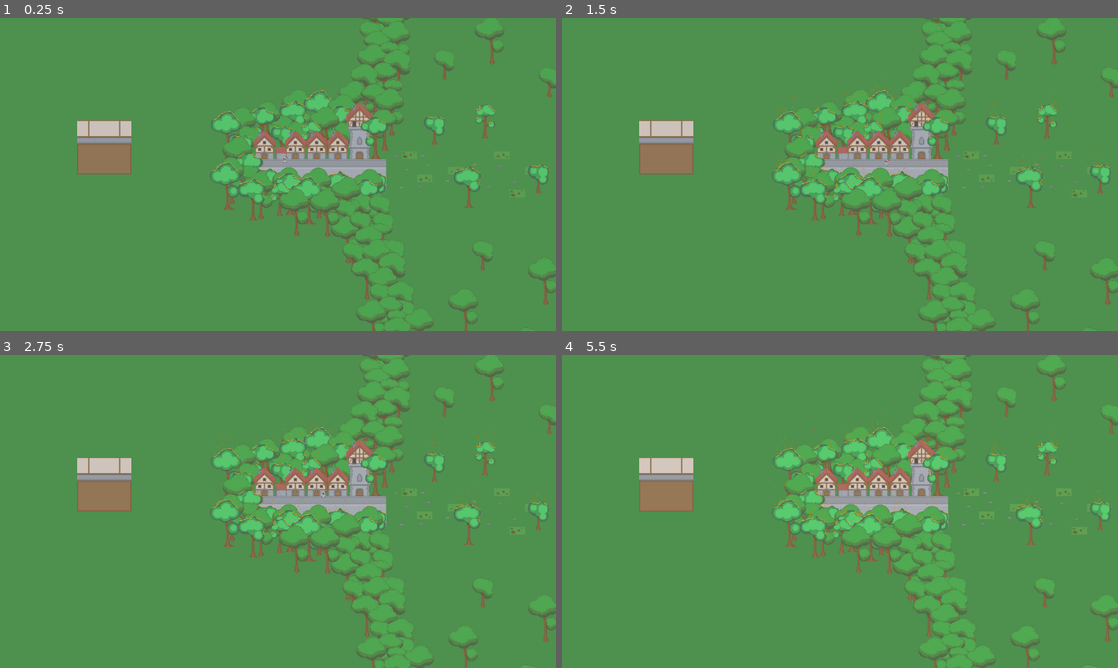
Above: before the commit, frames 1-4 (two rows, left to right).
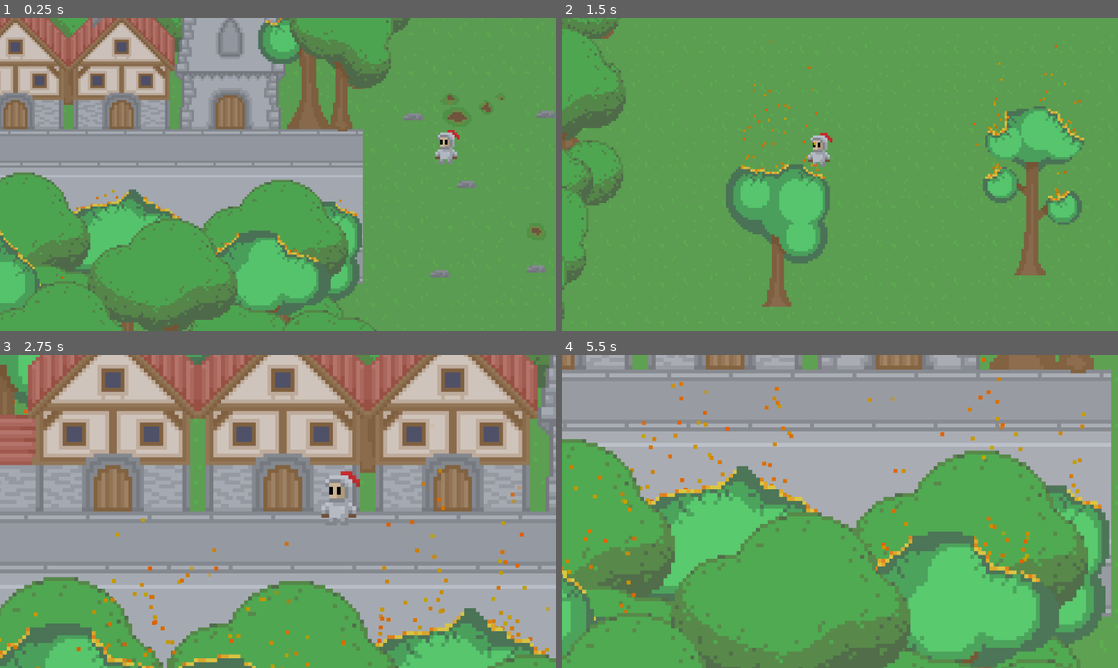
Above: after the commit, the same moments.

Repository: Senjia12/Game-dj-Ames
Game: Godot game, scene res://Level/game.tscn
The game is run twice, just before and just after one commit, with the same random seed, the same clock (stepped at 60 frames per second) and the same inputs.
Inputs (mouse positions are in pixels of both pictures, inside the frame that each line leads up to):
- Up to frame 1 (0.25 s): no input
- Up to frame 2 (1.5 s): move the mouse to (962, 158) at 0.52 s; hold D (right) 0.53-1.28 s; hold W (top) 0.53-1.28 s; move the mouse to (728, 190) at 1.27 s; hold A (left) from 1.28 s (still down); tap S (bottom) at 1.35 s
- Up to frame 3 (2.75 s): tap W (top) at 1.55 s; move the mouse to (333, 442) at 2.02 s; release A (left) at 2.03 s; hold D (right) from 2.03 s (still down); hold W (top) from 2.03 s (still down); tap E (interact) at 2.1 s
- Up to frame 4 (5.5 s): move the mouse to (812, 574) at 2.77 s; release W (top) at 2.78 s; right-click (812, 574) at 2.85 s; tap W (top) at 3.05, 4.35, 5.3 s; move the mouse to (1006, 558) at 3.52 s; release D (right) at 3.53 s; hold W (top) 3.53-4.28 s; hold A (left) from 3.53 s (still down); move the mouse to (673, 464) at 4.27 s; move the mouse to (867, 511) at 5.02 s; hold S (bottom) from 5.03 s (still down)

The runs differ from the first frame. In frame 1, 45% of the frame differs, in the area x 0-100%, y 0-100%; in frame 2, 20%; in frame 3, 84%; in frame 4, 83%.

Commit message:
cam dy test + control update

Diff:
--- /dev/null
+++ b/bla/Level/cam_controller.gd
@@ -0,0 +1,15 @@
+extends Camera2D
+
+
+var targeted_zoom := 0.0
+
+
+
+func _physics_process(delta: float) -> void:
+	global_position = Globals.player.global_position
+
+
+func _on_cam_limiter_area_entered(area: Area2D) -> void:
+	targeted_zoom = float(str(area.name))
+
+	zoom = Vector2(targeted_zoom,targeted_zoom)
--- a/bla/Level/game.tscn
+++ b/bla/Level/game.tscn
@@ -42,6 +42,7 @@
 [ext_resource type="Texture2D" uid="uid://8r0yo4xdsp4h" path="res://Level/Décor/motagne + point de vue/Zone_de_pierre_3.png" id="35_od2ys"]
 [ext_resource type="Texture2D" uid="uid://cxsnkmigs5bu5" path="res://Level/Décor/motagne + point de vue/Zone_de_pierre_4.png" id="36_637gu"]
 [ext_resource type="Texture2D" uid="uid://h354eet7pk0p" path="res://Level/Décor/motagne + point de vue/Zone_de_pierre_5.png" id="37_u5eci"]
+[ext_resource type="Script" path="res://Level/cam_controller.gd" id="43_6ya4a"]
 
 [sub_resource type="TileSetAtlasSource" id="TileSetAtlasSource_klef5"]
 texture = ExtResource("1_8iq6g")
@@ -435,6 +436,11 @@
 "day night cycle": SubResource("Animation_65846")
 }
 
+[sub_resource type="CircleShape2D" id="CircleShape2D_h6flm"]
+
+[sub_resource type="RectangleShape2D" id="RectangleShape2D_thji4"]
+size = Vector2(274.5, 83.5)
+
 [node name="Game" type="Node2D"]
 y_sort_enabled = true
 
@@ -1594,6 +1600,60 @@
 texture = ExtResource("7_n42c8")
 offset = Vector2(0, -50)
 
+[node name="Sprite2D167" type="Sprite2D" parent="village"]
+y_sort_enabled = true
+position = Vector2(-116, -6)
+texture = ExtResource("7_n42c8")
+offset = Vector2(0, -50)
+
+[node name="Sprite2D168" type="Sprite2D" parent="village"]
+y_sort_enabled = true
+position = Vector2(-134, 33)
+texture = ExtResource("7_n42c8")
+offset = Vector2(0, -50)
+
+[node name="Sprite2D169" type="Sprite2D" parent="village"]
+y_sort_enabled = true
+position = Vector2(-86, 92)
+texture = ExtResource("7_n42c8")
+offset = Vector2(0, -50)
+
+[node name="Sprite2D170" type="Sprite2D" parent="village"]
+y_sort_enabled = true
+position = Vector2(-8, 126)
+texture = ExtResource("7_n42c8")
+offset = Vector2(0, -50)
+
+[node name="Sprite2D171" type="Sprite2D" parent="village"]
+y_sort_enabled = true
+position = Vector2(61, 156)
+texture = ExtResource("7_n42c8")
+offset = Vector2(0, -50)
+
+[node name="Sprite2D172" type="Sprite2D" parent="village"]
+y_sort_enabled = true
+position = Vector2(-9, -82)
+texture = ExtResource("7_n42c8")
+offset = Vector2(0, -50)
+
+[node name="Sprite2D173" type="Sprite2D" parent="village"]
+y_sort_enabled = true
+position = Vector2(-63, -77)
+texture = ExtResource("7_n42c8")
+offset = Vector2(0, -50)
+
+[node name="Sprite2D174" type="Sprite2D" parent="village"]
+y_sort_enabled = true
+position = Vector2(-117, -65)
+texture = ExtResource("7_n42c8")
+offset = Vector2(0, -50)
+
+[node name="Sprite2D175" type="Sprite2D" parent="village"]
+y_sort_enabled = true
+position = Vector2(-152, 70)
+texture = ExtResource("7_n42c8")
+offset = Vector2(0, -50)
+
 [node name="Sprite2D12" type="Sprite2D" parent="village"]
 y_sort_enabled = true
 position = Vector2(-26, -53)
@@ -1657,6 +1717,30 @@
 [node name="Sprite2D158" type="Sprite2D" parent="village"]
 y_sort_enabled = true
 position = Vector2(210, 105)
+texture = ExtResource("8_20gs6")
+offset = Vector2(0, -31)
+
+[node name="Sprite2D165" type="Sprite2D" parent="village"]
+y_sort_enabled = true
+position = Vector2(215, -31)
+texture = ExtResource("8_20gs6")
+offset = Vector2(0, -31)
+
+[node name="Sprite2D176" type="Sprite2D" parent="village"]
+y_sort_enabled = true
+position = Vector2(-23, -46)
+texture = ExtResource("8_20gs6")
+offset = Vector2(0, -31)
+
+[node name="Sprite2D177" type="Sprite2D" parent="village"]
+y_sort_enabled = true
+position = Vector2(96, -41)
+texture = ExtResource("8_20gs6")
+offset = Vector2(0, -31)
+
+[node name="Sprite2D166" type="Sprite2D" parent="village"]
+y_sort_enabled = true
+position = Vector2(224, -53)
 texture = ExtResource("8_20gs6")
 offset = Vector2(0, -31)
 
@@ -1695,7 +1779,6 @@
 z_index = 5
 
 [node name="herbe" type="TileMapLayer" parent="prarie"]
-visible = false
 z_index = -10
 tile_map_data = PackedByteArray("AABTABUAAAAAAAAAAABTABQAAAADAAAAAABTABMAAAACAAAAAABTABIAAAACAAAAAABTABEAAAACAAAAAABTAB …(123200 unchanged characters)…
 tile_set = SubResource("TileSet_ck7uc")
@@ -2055,6 +2138,28 @@
 
 [node name="Player" parent="." instance=ExtResource("12_l25pa")]
 process_mode = 3
-position = Vector2(15, -23)
-
-[node name="Camera2D" type="Camera2D" parent="."]
+position = Vector2(259, -18)
+
+[node name="Cam Controller" type="Camera2D" parent="."]
+zoom = Vector2(5, 5)
+position_smoothing_enabled = true
+script = ExtResource("43_6ya4a")
+
+[node name="cam limiter" type="Area2D" parent="Cam Controller"]
+collision_layer = 128
+collision_mask = 128
+
+[node name="CollisionShape2D" type="CollisionShape2D" parent="Cam Controller/cam limiter"]
+shape = SubResource("CircleShape2D_h6flm")
+
+[node name="Cam limiter" type="Node2D" parent="."]
+
+[node name="8" type="Area2D" parent="Cam limiter"]
+collision_layer = 128
+collision_mask = 128
+
+[node name="CollisionShape2D" type="CollisionShape2D" parent="Cam limiter/8"]
+position = Vector2(87.75, 0.25)
+shape = SubResource("RectangleShape2D_thji4")
+
+[connection signal="area_entered" from="Cam Controller/cam limiter" to="Cam Controller" method="_on_cam_limiter_area_entered"]
--- a/bla/project.godot
+++ b/bla/project.godot
@@ -58,6 +58,12 @@
 "events": [Object(InputEventKey,"resource_local_to_scene":false,"resource_name":"","device":-1,"window_id":0,"alt_press …(192 unchanged characters)…
 ]
 }
+"time stop"={
+"deadzone": 0.5,
+"events": [Object(InputEventKey,"resource_local_to_scene":false,"resource_name":"","device":-1,"window_id":0,"alt_pressed":false,"shift_pressed":false,"ctrl_pressed":false,"meta_pressed":false,"pressed":false,"keycode":0,"physical_keycode":81,"key_label":0,"unicode":97,"location":0,"echo":false,"script":null)
+, Object(InputEventJoypadButton,"resource_local_to_scene":false,"resource_name":"","device":-1,"button_index":3,"pressure":0.0,"pressed":false,"script":null)
+]
+}
 
 [rendering]
 
Not shown: 1 places in bla/Level/game.tscn that only renumber resources
